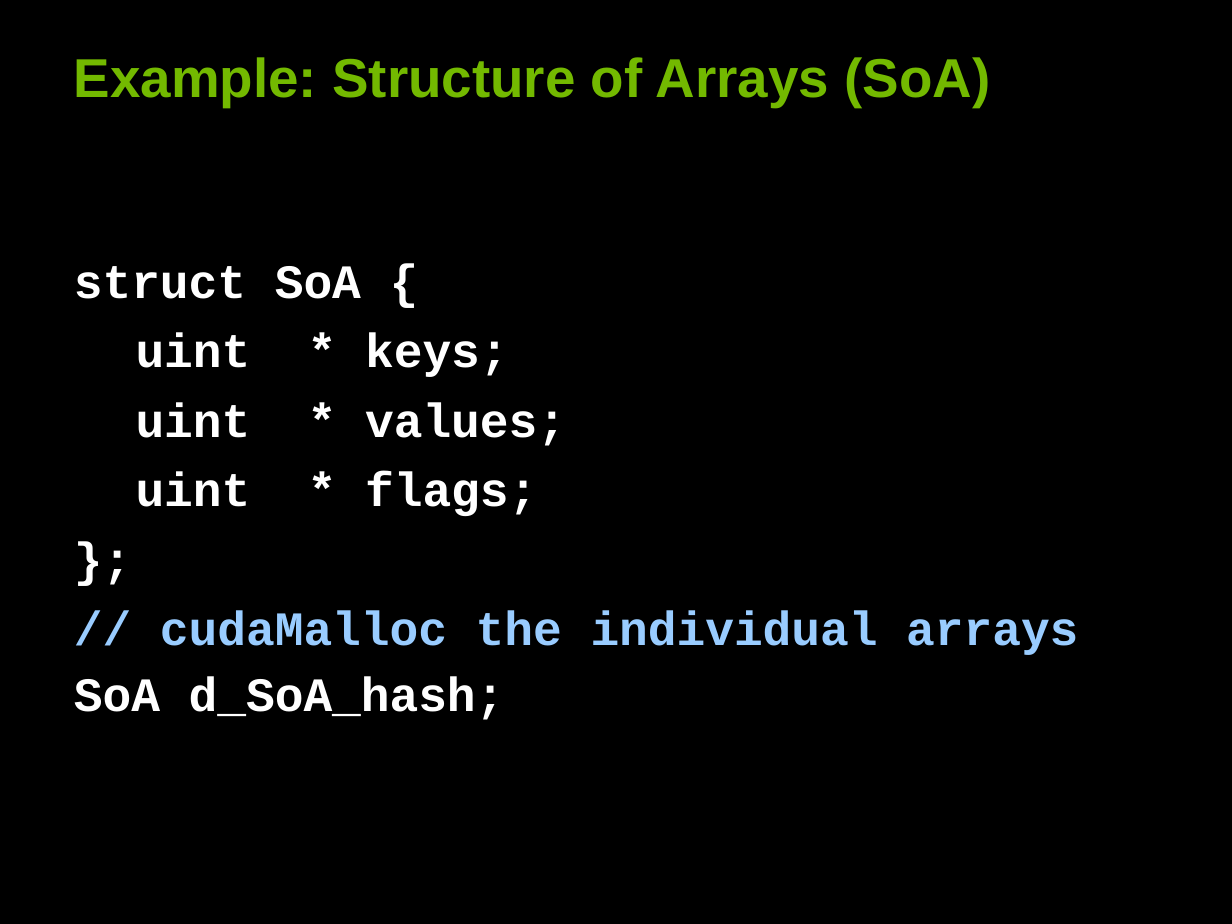
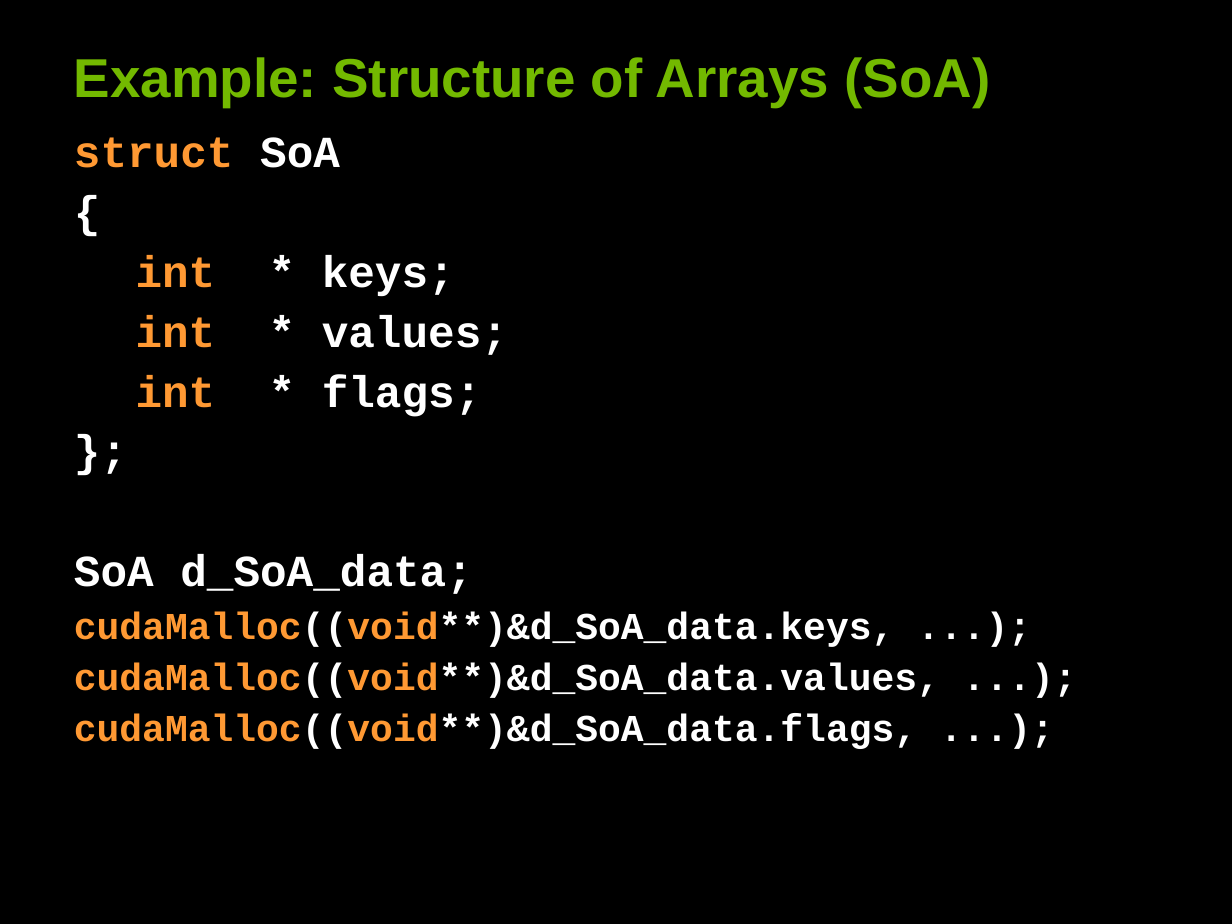
Before and after one commit to deeperlearning/stanford-cs193g-sp2010, a slide deck: slide 13 of lectures/lecture_5/performance_considerations.ppt. Drawn at 1232x924 pixels with LibreOffice and Linux fonts; fonts in the diff are those of the drawing. Boxes give left, top, right and bottom in pixels: in the first picture for what was removed or moved away, otherwise in the second. Text is boxed around its words. In the diff, an @@ line names an element or a change of style, - is before the commit and + after.

```diff
--- a/lectures/lecture_5/performance_considerations.ppt
+++ b/lectures/lecture_5/performance_considerations.ppt
@@ text "struct SoA" at bbox=[74, 137, 940, 749]: size 28 to 25.9 pt in "};"; line spacing 1 to 0.9 @@
@@ text at bbox=[74, 137, 508, 417]: text changed; size 28 to 25.9 pt @@
-struct SoA {
-uint * keys;
-uint * values;
-uint * flags;
+struct SoA
+{
+int * keys;
+int * values;
+int * flags;
@@ text at bbox=[74, 555, 940, 749]: text changed; size 28 to 22.2 pt; text colour #99CCFF to #FFFFFF @@
-// cudaMalloc the individual arrays
-SoA d_SoA_hash;
+SoA d_SoA_data;
+cudaMalloc((void**)&d_SoA_data.keys, ...);
+cudaMalloc((void**)&d_SoA_data.values, ...);
+cudaMalloc((void**)&d_SoA_data.flags, ...);
```
Also in this commit, not shown: 22 other slides changed, 1 other file.
